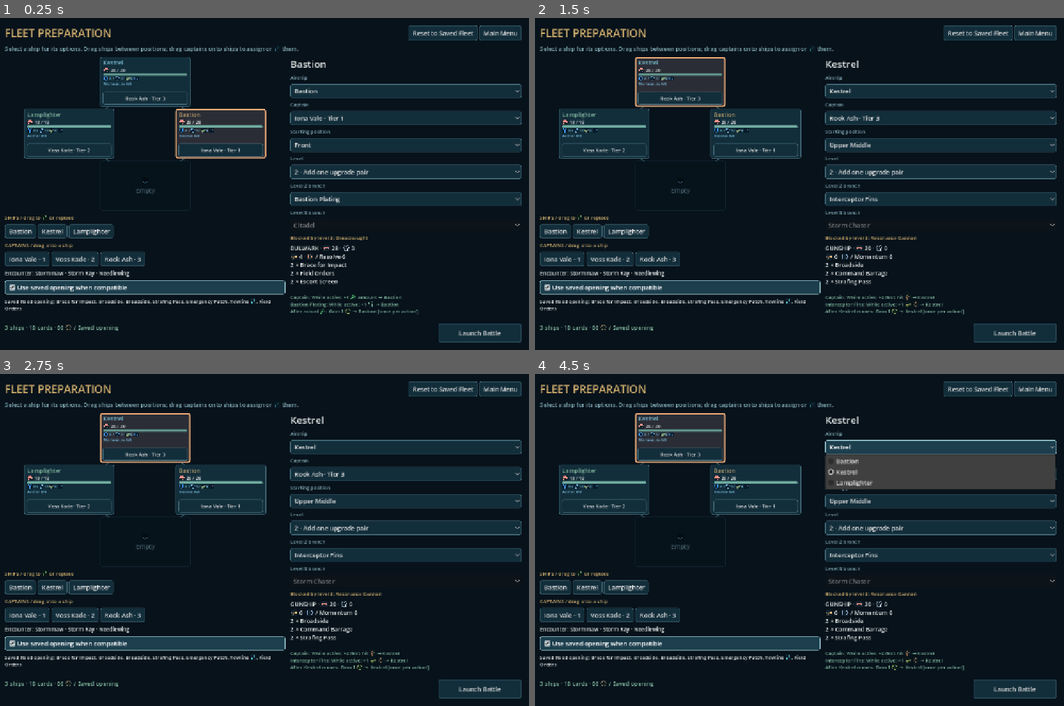
Above: before the commit, frames 1-4 (two rows, left to right).
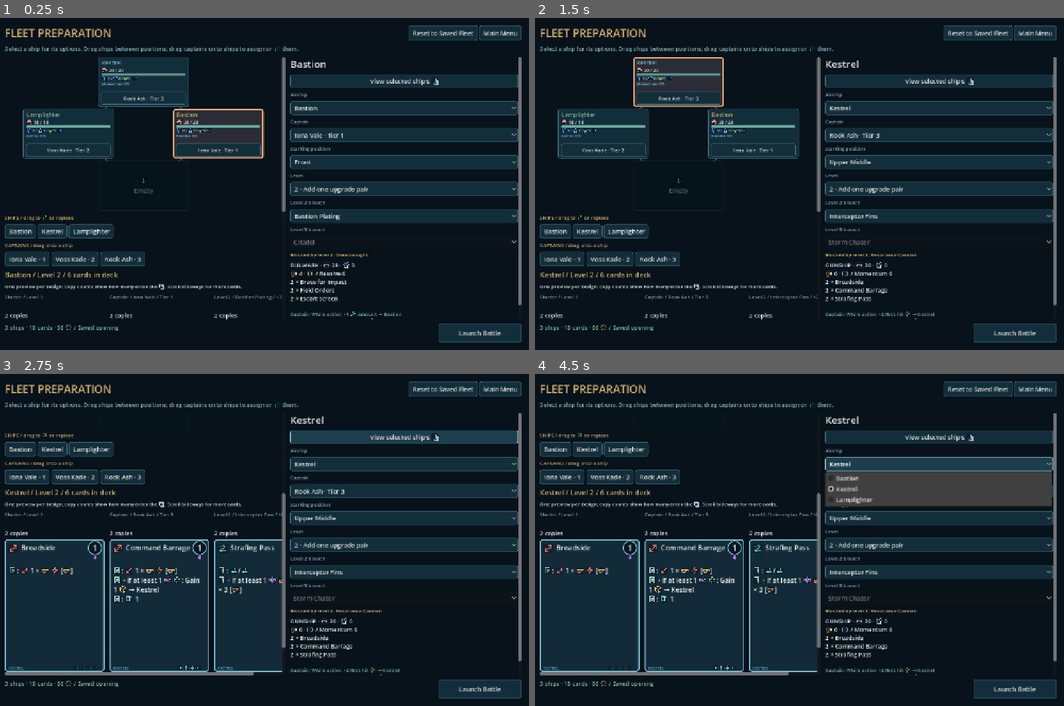
Above: after the commit, the same moments.

Repository: jkeywo/aetherpunk-fleet
Game: Godot game, scene res://scenes/fleet_preparation.tscn
The game is run twice, just before and just after one commit, with the same random seed, the same clock (stepped at 60 frames per second) and the same inputs. This scene is started directly instead of the project's main scene.
Inputs (mouse positions are in pixels of both pictures, inside the frame that each line leads up to):
- Up to frame 1 (0.25 s): no input
- Up to frame 2 (1.5 s): click "Bastion" at 0.5 s; click "Kestrel" at 1.25 s
- Up to frame 3 (2.75 s): click (402, 437) at 2 s, where only the run after the commit has a clickable "View selected ship’s deck"
- Up to frame 4 (4.5 s): click "Bastion" at 2.75 s; click "Kestrel" at 3.5 s; click "Kestrel" at 4.25 s

The runs differ from the first frame. In frame 1, 22% of the frame differs, in the area x 0-99%, y 11-91%; in frame 2, 22%; in frame 3, 43%; in frame 4, 42%.

Commit message:
Preview selected ship deck during fleet preparation

Diff:
--- a/scripts/fleet_preparation.gd
+++ b/scripts/fleet_preparation.gd
@@ -3,6 +3,7 @@
 const Rules = preload("res://scripts/rules/rule_registry.gd")
 const State = preload("res://scripts/battle_state.gd")
 const Geometry = preload("res://scripts/battle_geometry.gd")
+const CardFace = preload("res://scripts/card_face.gd")
 const Formation = preload("res://scripts/formation_view.gd")
 const Ui = preload("res://scripts/ui_theme.gd")
 var source: Dictionary = {}
@@ -23,6 +24,10 @@
 var launch_button: Button
 var formation: Control
 var encounter: Label
+var fleet_scroll: ScrollContainer
+var deck_preview: VBoxContainer
+var deck_cards: HBoxContainer
+var deck_summary: Label
 var content_scroll: ScrollContainer
 
 func _ready() -> void:
@@ -83,6 +88,7 @@
 	split.split_offset = 675
 	outer.add_child(split)
 	var left_scroll := ScrollContainer.new()
+	fleet_scroll = left_scroll
 	left_scroll.custom_minimum_size.x = 570
 	left_scroll.horizontal_scroll_mode = ScrollContainer.SCROLL_MODE_DISABLED
 	split.add_child(left_scroll)
@@ -101,6 +107,20 @@
 	_label(left,"CAPTAINS / drag onto a ship",12).modulate = Color("#e8bd77")
 	captain_bank = HFlowContainer.new()
 	left.add_child(captain_bank)
+	deck_preview = VBoxContainer.new()
+	deck_preview.add_theme_constant_override("separation", 8)
+	left.add_child(deck_preview)
+	deck_summary = _label(deck_preview, "", 17)
+	deck_summary.set_meta("plain_text", true)
+	deck_summary.modulate = Color("#e8bd77")
+	_label(deck_preview, "One preview per design; copy counts show how many enter the deck. Scroll sideways for more cards.", 12)
+	var card_scroll := ScrollContainer.new()
+	card_scroll.horizontal_scroll_mode = ScrollContainer.SCROLL_MODE_AUTO
+	card_scroll.vertical_scroll_mode = ScrollContainer.SCROLL_MODE_DISABLED
+	deck_preview.add_child(card_scroll)
+	deck_cards = HBoxContainer.new()
+	deck_cards.add_theme_constant_override("separation", 12)
+	card_scroll.add_child(deck_cards)
 	encounter = _label(left,"",13)
 	opening = CheckBox.new()
 	opening.text = "Use saved opening when compatible"
@@ -151,6 +171,7 @@
 	var slot: Dictionary = draft.setup.fleet[selected_ship]
 	var ship: Dictionary = draft.ships[Catalog.index_by_id(draft.ships,slot.ship)]
 	_label(inspector,ship.name,24).set_meta("plain_text",true)
+	_button(inspector, "View selected ship’s deck", _show_deck)
 	var options: Array = []
 	for entry in draft.ships: options.append({"label":entry.name,"value":entry.id})
 	_menu(inspector,"Airship",options,slot.ship,_change.bind(selected_ship,"ship"),"ship_"+str(selected_ship))
@@ -322,6 +343,7 @@
 	_wire_formation(board)
 	formation.show_rule_preview({},selected_ship)
 	var ship: Dictionary = compiled.ships[selected_ship]
+	_render_deck_preview(compiled, ship, candidate.setup.fleet[selected_ship])
 	var unit_data: Dictionary = board.ships[selected_ship]
 	var lines: Array = ["%s · HULL %d · ARMOUR %d" % [ship.role,unit_data.max_hull,unit_data.armour],"Weapon %d · %s / %s %d" % [unit_data.weapon.damage,unit_data.weapon.range,ship.resource.name,unit_data.resource_capacity]]
 	for pair in ship.loadout:
@@ -372,3 +394,43 @@
 	BattleSession.prepared_content = candidate.duplicate(true)
 	BattleSession.editor_playtest = false
 	get_tree().change_scene_to_file("res://scenes/game.tscn")
+
+
+func _show_deck() -> void:
+	fleet_scroll.ensure_control_visible(deck_preview)
+
+
+func _render_deck_preview(compiled: Dictionary, ship: Dictionary, slot: Dictionary) -> void:
+	_clear(deck_cards)
+	var groups: Array = []
+	if ship.has("legacy_loadout"):
+		for pair in ship.loadout: groups.append({"label": "Imported loadout", "card": pair.card, "count": pair.count})
+	else:
+		groups.append({"label": "Starter / Level 1", "card": ship.starter, "count": 2})
+		groups.append({"label": "Captain / " + ship.captain.name + " / Tier " + str(ship.captain.tier), "card": ship.captain.card, "count": 2})
+		for tier in ["two", "three"]:
+			var level := 2 if tier == "two" else 3
+			if slot.level < level: continue
+			var package: Dictionary = ship.levels[tier][Catalog.index_by_id(ship.levels[tier], slot["level_2" if tier == "two" else "level_3"])]
+			groups.append({"label": "Level %d / %s / +2 cards" % [level, package.name], "card": package.card, "count": 2})
+	var total := 0
+	for group in groups:
+		total += int(group.count)
+		var column := VBoxContainer.new()
+		column.custom_minimum_size.x = 240
+		deck_cards.add_child(column)
+		var origin := _label(column, group.label, 12)
+		origin.set_meta("plain_text", true)
+		origin.custom_minimum_size.y = 40
+		origin.modulate = Color("#91b9c6")
+		_label(column, "%d copies" % group.count, 14).set_meta("plain_text", true)
+		var face := CardFace.new()
+		face.set_meta("card_id", group.card)
+		face.set_meta("copies", group.count)
+		face.set_meta("origin", group.label)
+		face.custom_minimum_size = Vector2(240, 320)
+		face.toggle_mode = false
+		face.mouse_default_cursor_shape = Control.CURSOR_ARROW
+		face.configure(compiled.cards[group.card], ship)
+		column.add_child(face)
+	deck_summary.text = "%s / Level %d / %d cards in deck" % [ship.name, slot.level, total]
--- a/tests/fleet_preparation.gd
+++ b/tests/fleet_preparation.gd
@@ -8,6 +8,9 @@
 			await flush()
 			return
 	expect(false,"Missing preparation option " + key + ": " + str(value))
+
+func preview_faces(prep) -> Array:
+	return prep.deck_cards.get_children().map(func(column): return column.get_child(column.get_child_count() - 1))
 
 func _run() -> void:
 	root.size = Vector2i(1280,800)
@@ -25,18 +28,24 @@
 	expect(prep.name == "FleetPreparation" and prep.controls.size() == 6,"Start Game did not open preparation controls.")
 	expect(prep.fixed_available and prep._candidate().setup.fixed_hand and not prep.launch_button.disabled,"Saved opening not preserved.")
 	expect("18 cards" in prep.status.text and "ARMOUR 3" in prep.details[0].text,"Fleet/card/effective-stat preview incorrect.")
+	expect(preview_faces(prep).map(func(face): return face.get_meta("card_id")) == ["brace", "field_orders", "escort"] and "6 cards" in prep.deck_summary.text, "Initial selected-ship deck preview is incomplete.")
+	expect(preview_faces(prep).all(func(face): return face.get_meta("copies") == 2 and face.owner_info.name == "Bastion" and not face.labels.rules.text.is_empty()), "Card previews lost copy counts, ship styling, or rules.")
 	await select_value(prep,"ship_0","kestrel")
 	expect(prep.draft.setup.fleet[0].ship == "kestrel" and prep.draft.setup.fleet[1].ship == "bastion","Choosing an occupied ship did not swap unique assignments.")
 	await select_value(prep,"captain_0","rook")
 	expect(prep.draft.setup.fleet[0].captain == "rook" and prep.draft.setup.fleet[1].captain == "iona","Captain reassignment duplicated a captain.")
+	expect(preview_faces(prep)[1].get_meta("card_id") == "command_barrage" and preview_faces(prep)[1].owner_info.name == "Kestrel", "Captain assignment did not update card preview or acting ship.")
 	await select_value(prep,"level_0",3)
+	expect(preview_faces(prep).size() == 4 and "8 cards" in prep.deck_summary.text, "Level 3 preview does not show both upgrade pairs.")
 	var level_three: OptionButton = prep.controls.level_3_0
 	var options: Array = []
 	for index in level_three.item_count: options.append(level_three.get_item_metadata(index))
 	expect(not options.has("artillery") and options.size() == 2,"Blocked level-3 option was selectable.")
 	expect(not level_three.get_popup().get_item_tooltip(0).is_empty(),"Upgrade option lacks reward tooltip.")
 	await select_value(prep,"level_3_0","conductor")
+	expect(preview_faces(prep)[3].get_meta("card_id") == "cyclone_salvo" and "Level 3" in preview_faces(prep)[3].get_meta("origin"), "Level-3 branch preview did not change.")
 	await select_value(prep,"level_2_0","assault")
+	expect(preview_faces(prep)[2].get_meta("card_id") == "strafe", "Level-2 branch preview did not change.")
 	expect(prep.draft.setup.fleet[0].level_3 == "conductor","Shared legal level-3 choice did not survive branch change.")
 	await select_value(prep,"level_3_0","artillery")
 	await select_value(prep,"level_2_0","defence")
@@ -44,6 +53,10 @@
 	await select_value(prep,"level_0",1)
 	expect(prep.draft.setup.fleet[0].level_2 == "" and prep.draft.setup.fleet[0].level_3 == "" and prep.controls.level_2_0.disabled and prep.controls.level_3_0.disabled,"Lowering level kept active upgrade branches.")
 	expect(not prep._candidate().setup.fixed_hand and "unavailable" in prep.opening_note.text,"Incompatible saved opening did not fall back to shuffled.")
+	expect(preview_faces(prep).size() == 2 and "4 cards" in prep.deck_summary.text, "Lowering level left upgrade cards in preview.")
+	prep._show_deck()
+	await flush()
+	expect(prep.fleet_scroll.scroll_vertical > 0, "View deck did not scroll to card previews.")
 	await select_value(prep,"position_0","rear")
 	expect(prep.draft.setup.fleet[2].position == "front","Occupied position was duplicated.")
 	var chosen: Array = prep.draft.setup.fleet.duplicate(true)
